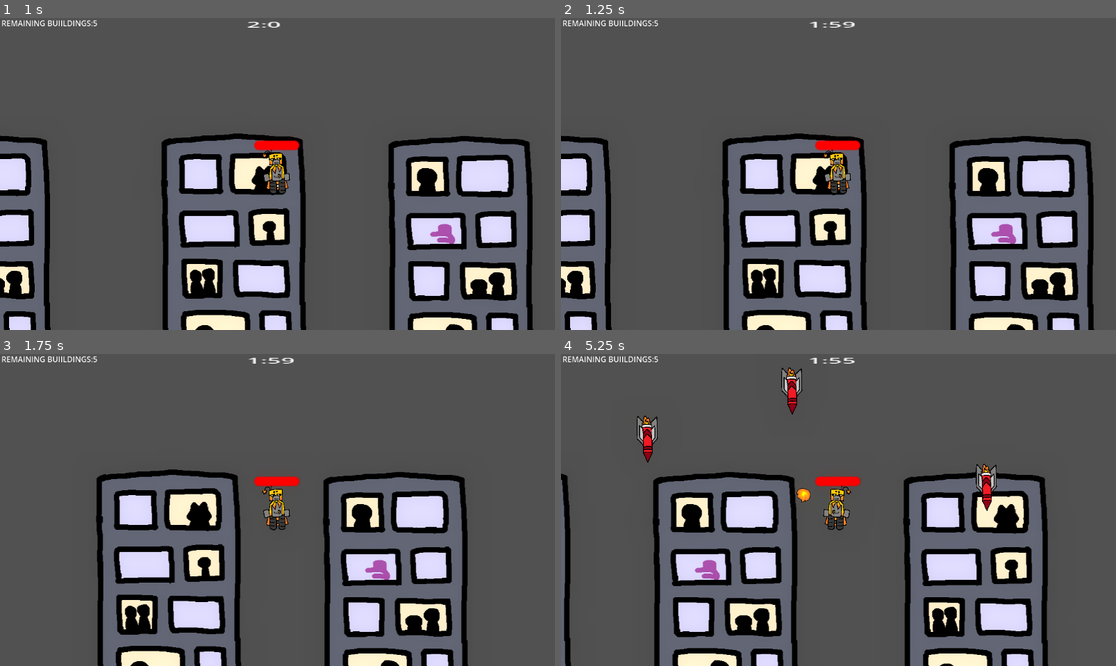
Above: before the commit, frames 1-4 (two rows, left to right).
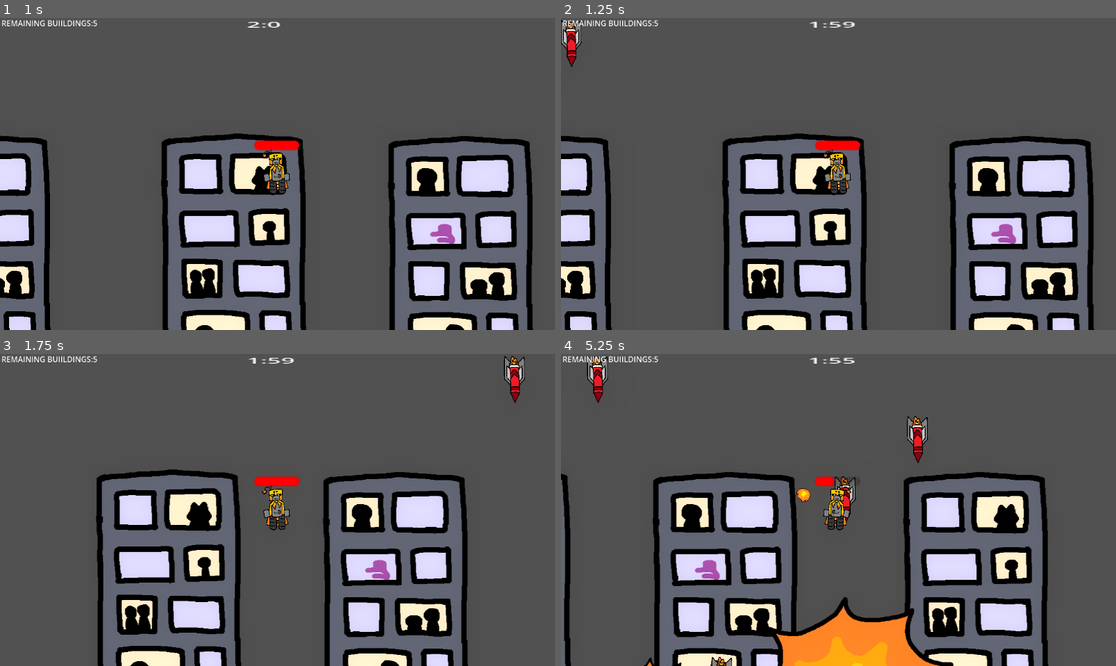
Above: after the commit, the same moments.

Repository: GeirlanthArchivest/oops--i-maybe-did-it-again
Game: Godot game, scene res://Scenes/start_menu.tscn
Same seed, same stepped clock (60 frames per second), same inputs: the game is played once before the commit and once after it. The engine's default icon, where the game draws it, is replaced by a stand-in: a white triangle on a blue panel in a dark square.
Inputs (mouse positions are in pixels of both pictures, inside the frame that each line leads up to):
- Up to frame 1 (1 s): click "Start" at 0.5 s
- Up to frame 2 (1.25 s): no input
- Up to frame 3 (1.75 s): tap Enter (shoot) at 1.25 s; move the mouse to (399, 494) at 1.27 s; hold Right (move_right) from 1.28 s (still down); hold Enter (shoot) from 1.28 s (still down); tap Space (jump) at 1.52 s
- Up to frame 4 (5.25 s): move the mouse to (727, 525) at 2.02 s; release Enter (shoot) at 2.03 s; tap Enter (shoot) at 2.1, 3.6, 5.1 s; tap Space (jump) at 2.27, 3.77, 4.52 s; move the mouse to (894, 441) at 2.77 s; release Right (move_right) at 2.78 s; hold Left (move_left) 2.78-3.53 s; hold Enter (shoot) 2.78-3.53 s; move the mouse to (810, 572) at 3.52 s; hold Right (move_right) 3.53-5.03 s; move the mouse to (1005, 556) at 4.27 s; hold Enter (shoot) 4.28-5.03 s; move the mouse to (672, 463) at 5.02 s; hold Left (move_left) from 5.03 s (still down)

Frame 1 is identical in both runs. In frame 2, 0.3% of the frame differs, in the area x 0-4%, y 0-16%; in frame 3, 0.4%; in frame 4, 6.0%, in the area x 4-79%, y 0-100%.

Commit message:
missiles make explosions now

Diff:
--- /dev/null
+++ b/oops!-i-maybe-did-it-again/Scenes/explosion.tscn
@@ -0,0 +1,23 @@
+[gd_scene load_steps=4 format=3 uid="uid://cf68t6gd1juvh"]
+
+[ext_resource type="Texture2D" uid="uid://c8d2cy8kek4ni" path="res://Assets/Explosion.png" id="1_aayv4"]
+[ext_resource type="Script" uid="uid://fae1yyubkcrc" path="res://Scripts/explosion.gd" id="2_a801j"]
+
+[sub_resource type="CircleShape2D" id="CircleShape2D_a801j"]
+radius = 262.30243
+
+[node name="Explosion" type="Sprite2D"]
+z_index = 2
+scale = Vector2(0.121339574, 0.121339574)
+texture = ExtResource("1_aayv4")
+script = ExtResource("2_a801j")
+
+[node name="Hitbox" type="Area2D" parent="."]
+
+[node name="CollisionShape2D" type="CollisionShape2D" parent="Hitbox"]
+shape = SubResource("CircleShape2D_a801j")
+
+[node name="Explosion Despawn Timer" type="Timer" parent="."]
+autostart = true
+
+[connection signal="timeout" from="Explosion Despawn Timer" to="." method="_on_explosion_despawn_timer_timeout"]
--- a/oops!-i-maybe-did-it-again/Scenes/main_level.tscn
+++ b/oops!-i-maybe-did-it-again/Scenes/main_level.tscn
@@ -76,16 +76,16 @@
 uppercase = true
 metadata/_edit_use_anchors_ = true
 
-[node name="StaticBody2D" type="StaticBody2D" parent="." groups=["Floor"]]
+[node name="Floor" type="StaticBody2D" parent="." groups=["Floor"]]
 position = Vector2(576, 449)
 collision_layer = 3
 collision_mask = 3
 
-[node name="CollisionShape2D" type="CollisionShape2D" parent="StaticBody2D" groups=["Floor"]]
+[node name="CollisionShape2D" type="CollisionShape2D" parent="Floor" groups=["Floor"]]
 scale = Vector2(9.280002, 7.025512)
 shape = SubResource("WorldBoundaryShape2D_q2fht")
 
-[node name="Sprite2D" type="Sprite2D" parent="StaticBody2D"]
+[node name="Sprite2D" type="Sprite2D" parent="Floor"]
 position = Vector2(4, 108.000015)
 scale = Vector2(9.025, 1.745)
 texture = ExtResource("2_ikcpc")
@@ -113,6 +113,7 @@
 [node name="Spawn" type="Node2D" parent="."]
 
 [node name="Missile Timer" type="Timer" parent="."]
+wait_time = 0.5
 autostart = true
 
 [connection signal="timeout" from="Camera2D/Timer/Timer" to="." method="_on_timer_timeout"]
--- a/oops!-i-maybe-did-it-again/Scenes/player.tscn
+++ b/oops!-i-maybe-did-it-again/Scenes/player.tscn
@@ -18,7 +18,7 @@
 corner_detail = 20
 
 [node name="Player" type="CharacterBody2D"]
-z_index = 2
+z_index = 3
 scale = Vector2(3, 3)
 script = ExtResource("1_cvnsp")
 
--- a/oops!-i-maybe-did-it-again/Scripts/Missile.gd
+++ b/oops!-i-maybe-did-it-again/Scripts/Missile.gd
@@ -1,6 +1,7 @@
 extends Sprite2D
 
-var speed = 100
+var speed = 250
+var explosion = preload("res://Scenes/explosion.tscn")
 #var velocity = Vector2()
 
 # Called every frame. 'delta' is the elapsed time since the previous frame.
@@ -9,4 +10,5 @@
 
 func _on_hitbox_body_shape_entered(body_rid: RID, body: Node2D, body_shape_index: int, local_shape_index: int) -> void:
 	if body.is_in_group("Floor"):
+		Global.instance_node(explosion, global_position, Global.node_creation_parent)
 		queue_free()
--- /dev/null
+++ b/oops!-i-maybe-did-it-again/Scripts/explosion.gd
@@ -0,0 +1,11 @@
+extends Sprite2D
+
+var growth_speed = 1
+
+# Called every frame. 'delta' is the elapsed time since the previous frame.
+func _process(delta: float) -> void:
+	scale.y += 1 * growth_speed * delta
+	scale.x += 1 * growth_speed * delta
+
+func _on_explosion_despawn_timer_timeout() -> void:
+	queue_free()
Not shown, added: oops!-i-maybe-did-it-again/Scripts/explosion.gd.uid
